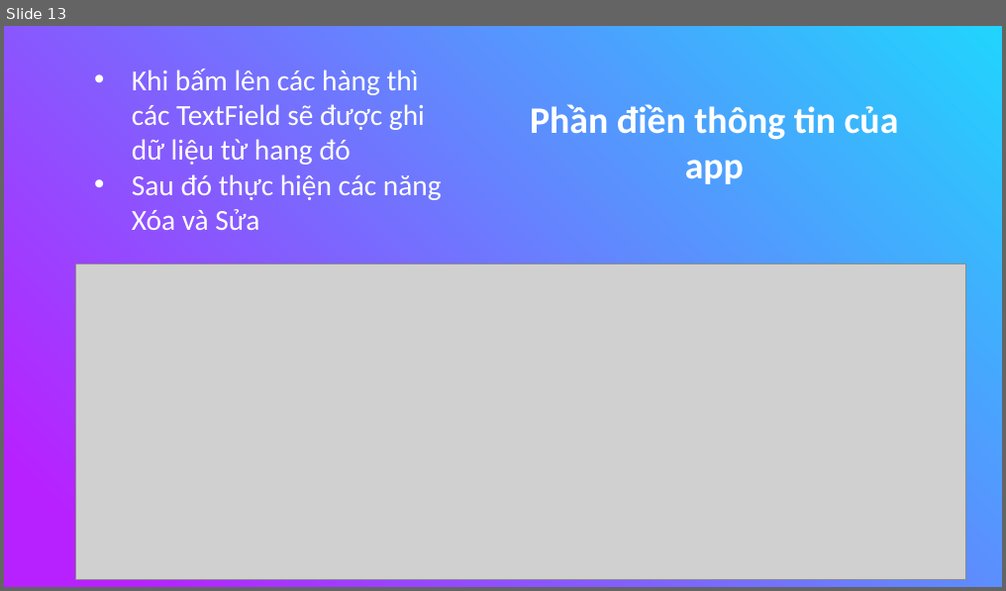
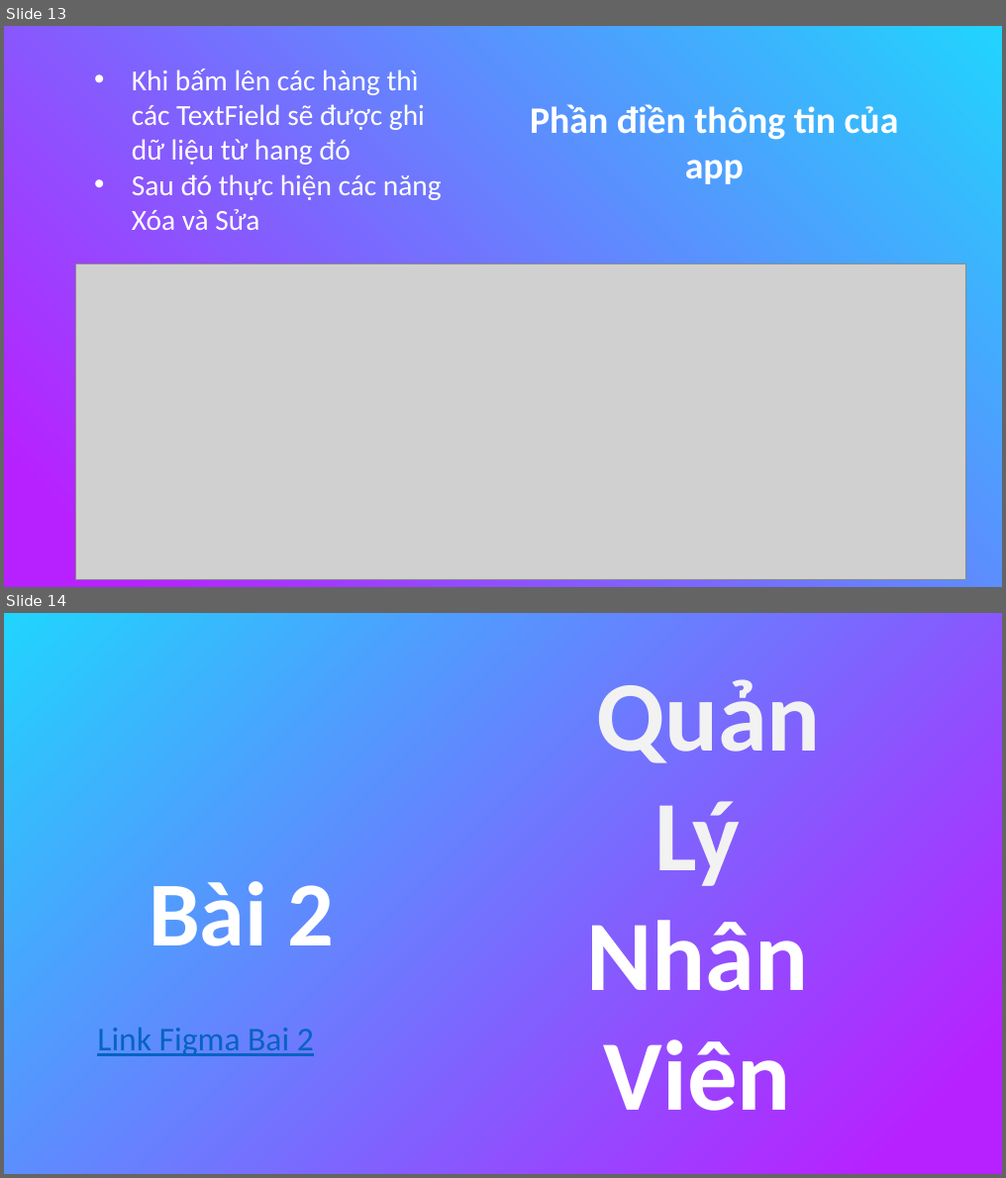
Before and after one commit to nguyenduydan/63133615_AndroidProgramming, a slide deck: KTGK_63133615/KTGK_63133615.pptx. Shown one above the other, each under a label of ours: slide 13 before the commit, slides 13 and 14 after it. The pictures are 1006x591 and 1006x1178 pixels, drawn with LibreOffice and Linux fonts; fonts in the diff are those of the drawing; grey boxes stand for pictures. Boxes give left, top, right and bottom in pixels: in the first picture for what was removed or moved away, otherwise in the second. Text is boxed around its words. In the diff, an @@ line names an element or a change of style, - is before the commit and + after.

```diff
--- a/KTGK_63133615/KTGK_63133615.pptx
+++ b/KTGK_63133615/KTGK_63133615.pptx
@@ slide 14 added at (4,613,1002,1174), background gradient #21D4FD to #B721FF @@
@@ text added at (586,679,821,1111), 96 pt, text #FFFFFF, bold @@
+Quản Lý Nhân Viên
@@ text added at (149,881,335,947), 88 pt, text #FFFFFF, bold @@
+Bài 2
@@ text added at (97,1028,314,1057), 32 pt, text #0563C1, underline @@
+Link Figma Bai 2
```
Also in this commit, not shown: 5 other slides added, 37 other files.
